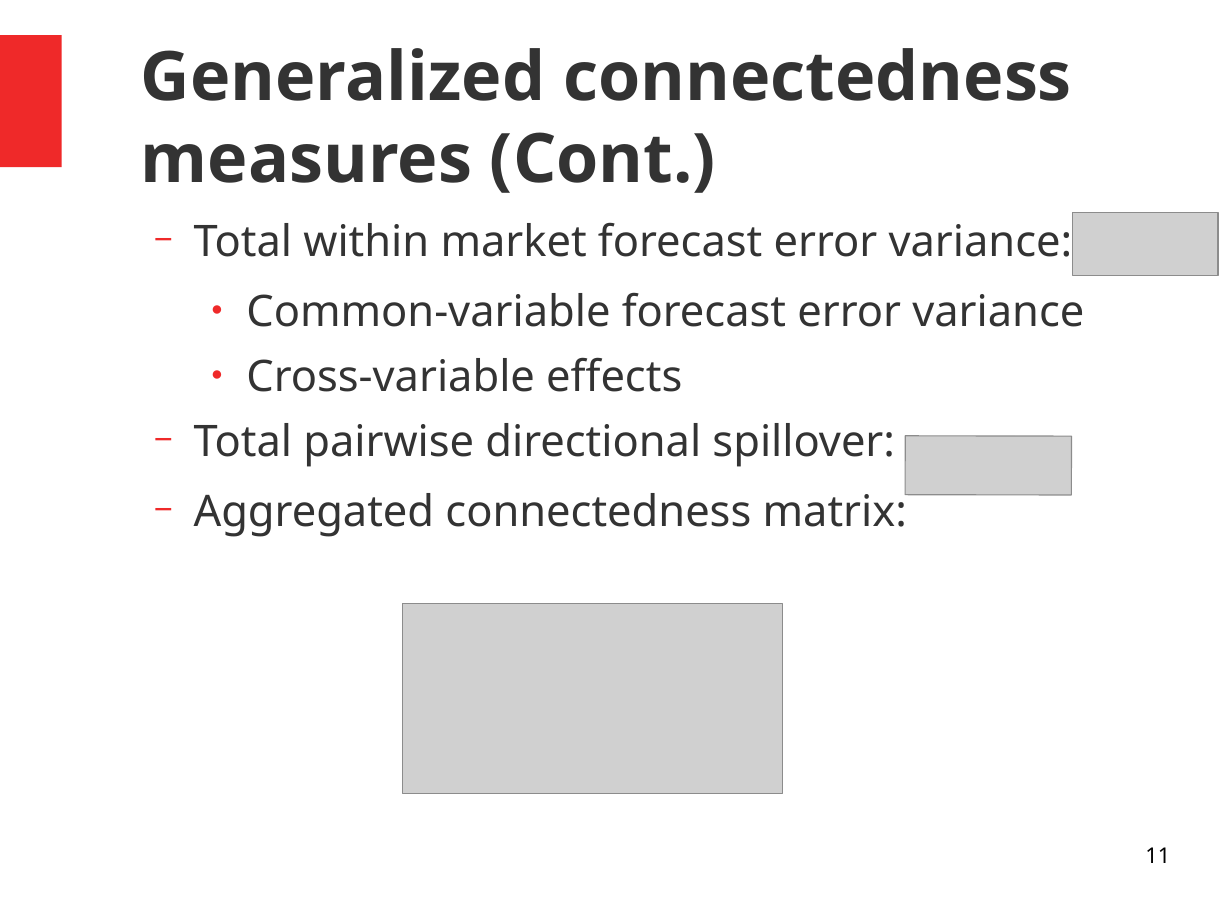
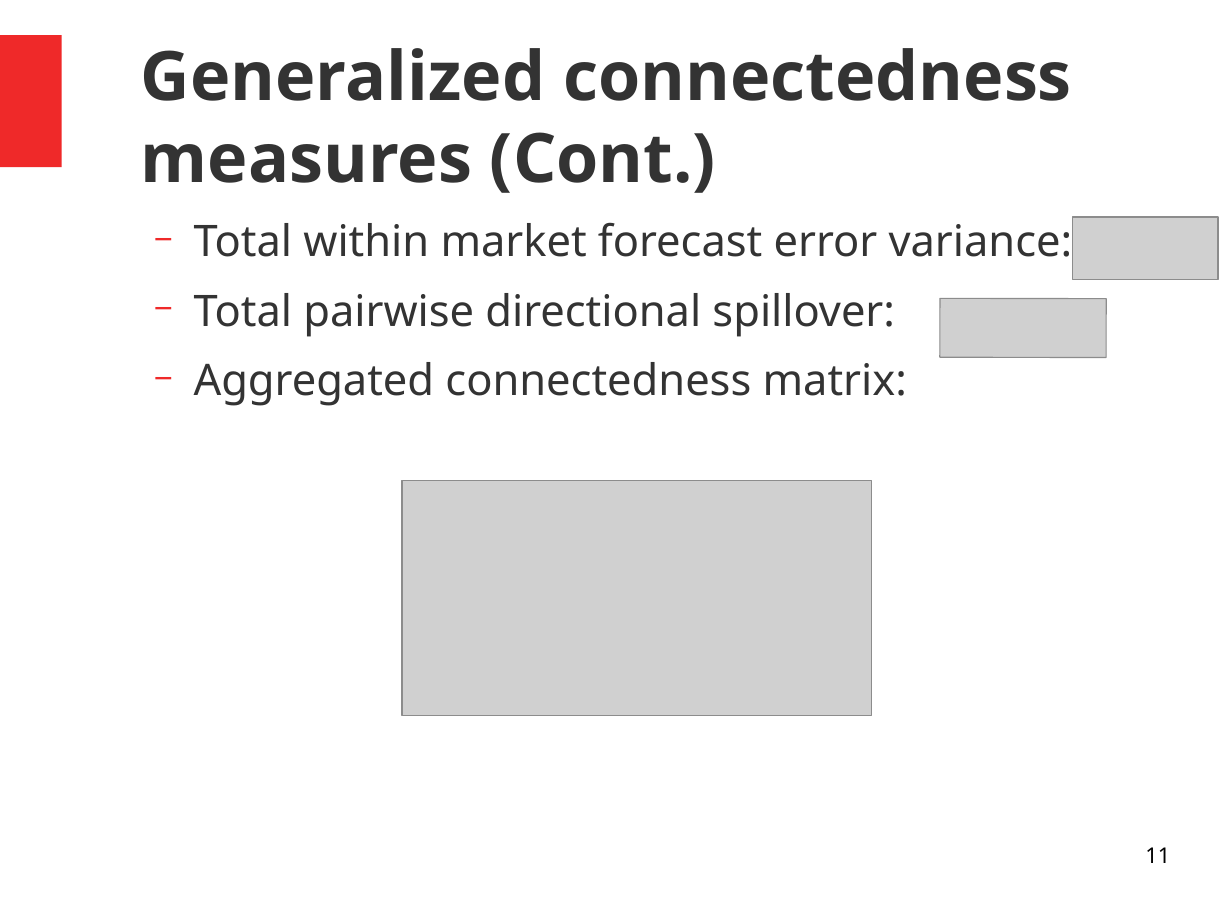
Before and after one commit to alexaoh/finance, a slide deck: slide 11 of NotesFromArticle.odp. Drawn at 1232x924 pixels with LibreOffice and Linux fonts; fonts in the diff are those of the drawing; grey boxes stand for pictures. Boxes give left, top, right and bottom in pixels: in the first picture for what was removed or moved away, otherwise in the second. Text is boxed around its words. In the diff, an @@ line names an element or a change of style, - is before the commit and + after.

```diff
--- a/NotesFromArticle.odp
+++ b/NotesFromArticle.odp
@@ picture moved from (x1=1073, y1=212, x2=1219, y2=275) to (x1=1073, y1=217, x2=1219, y2=279) @@
@@ text at (x1=246, y1=292, x2=1084, y2=392): paragraphs removed @@
-    ● Common-variable forecast error variance
-    ● Cross-variable effects
@@ picture moved from (x1=906, y1=436, x2=1072, y2=495) to (x1=940, y1=298, x2=1107, y2=358) @@
@@ picture resized from (x1=402, y1=604, x2=783, y2=794) to (x1=402, y1=481, x2=872, y2=715) @@
```
Also in this commit, not shown: 4 other slides changed, 1 slide added, 7 slides removed, 1 other file.
